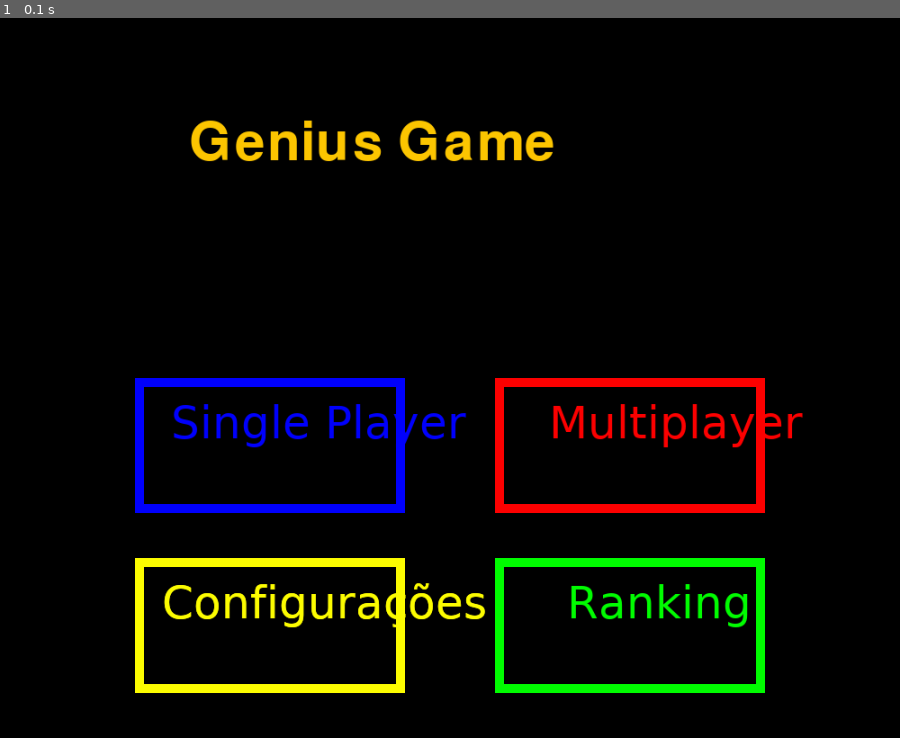
Above: before the commit, frame 1.
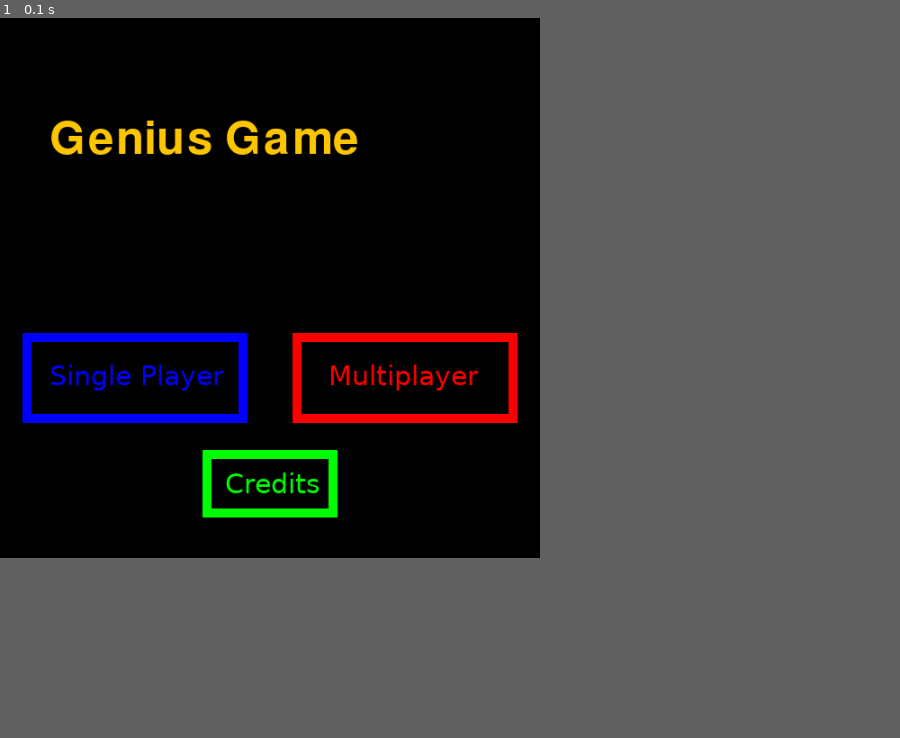
Above: after the commit, the same moment.

Repository: pilnikthomas/ATTA_ProjetoFinal
Game: pygame game, started from tela inicial genius pygame.py
Two runs of this game, one before a commit and one after it. Both use one fixed random seed, a clock stepped at 60 frames per second and the inputs below.
Inputs:
- Up to frame 1 (0.1 s): no input
The window is 900x720 before the commit and 540x540 after it. Grey fills any space a smaller window leaves; there, only what the larger window draws over its background counts as a difference.

The runs differ from the first frame. In frame 1, 10% of the frame differs, in the area x 2-90%, y 14-94%.

Commit message:
tela inicial nao funcional

Diff:
--- a/tela inicial genius pygame.py
+++ b/tela inicial genius pygame.py
@@ -5,22 +5,30 @@
 
 
 pg.init()
-tela = pg.display.set_mode((1000,800))
+tela = pg.display.set_mode((600,600))
 pg.display.set_caption('Tela inicial Genius')
 tela_rect = tela.get_rect()
 
 #rect single player
-rect = pg.Rect(150,400, 300, 150)
+rect = pg.Rect(25, 350, 250, 100)
 
 pg.draw.rect(tela, pg.Color("blue"), rect, 10)
 pg.display.flip()
 
 
 #rect multiplayer
-rect = pg.Rect(550,400, 300, 150)
+rect = pg.Rect(325,350, 250, 100)
 
 pg.draw.rect(tela, pg.Color("red"), rect, 10)
 pg.display.flip()
+
+#rect credits
+rect = pg.Rect(225,480, 150, 75)
+
+pg.draw.rect(tela, pg.Color("green"), rect, 10)
+pg.display.flip()
+
+'''
 
 #rect configurações
 rect = pg.Rect(150,600, 300, 150)
@@ -35,16 +43,28 @@
 pg.draw.rect(tela, pg.Color("green"), rect, 10)
 pg.display.flip()
 
+'''
+
 #texto singleplayer
-fonte = pg.font.SysFont("dejavusans" , 50)
+fonte = pg.font.SysFont("dejavusans" , 30)
 texto1 = fonte.render('Single Player', True, (0,0,255))
-tela.blit(texto1, (190, 420))
+tela.blit(texto1, (55, 380))
 pg.display.update()
 
 #texto multiplayer
+fonte = pg.font.SysFont("dejavusans" , 30)
 texto2 = fonte.render('Multiplayer', True, (255,0,0))
-tela.blit(texto2, (610, 420))
+tela.blit(texto2, (365, 380))
 pg.display.update()
+
+#texto credits
+fonte = pg.font.SysFont("dejavusans" , 30)
+texto2 = fonte.render('Credits', True, (0,255,0))
+tela.blit(texto2, (250, 500))
+pg.display.update()
+
+
+'''
 
 #texto configurações
 texto3 = fonte.render('Configurações', True, (255,255,0))
@@ -61,10 +81,12 @@
 tela.blit(texto4, (630, 620))
 pg.display.update()
 
+'''
+
 #texto título
-fonte2 = pg.font.SysFont("kristenitc" , 88)
+fonte2 = pg.font.SysFont("kristenitc" , 75)
 titulo = fonte2.render('Genius Game', True, (255,200,0))
-tela.blit(titulo, (210, 110))
+tela.blit(titulo, (55, 110))
 pg.display.update()
 
 
